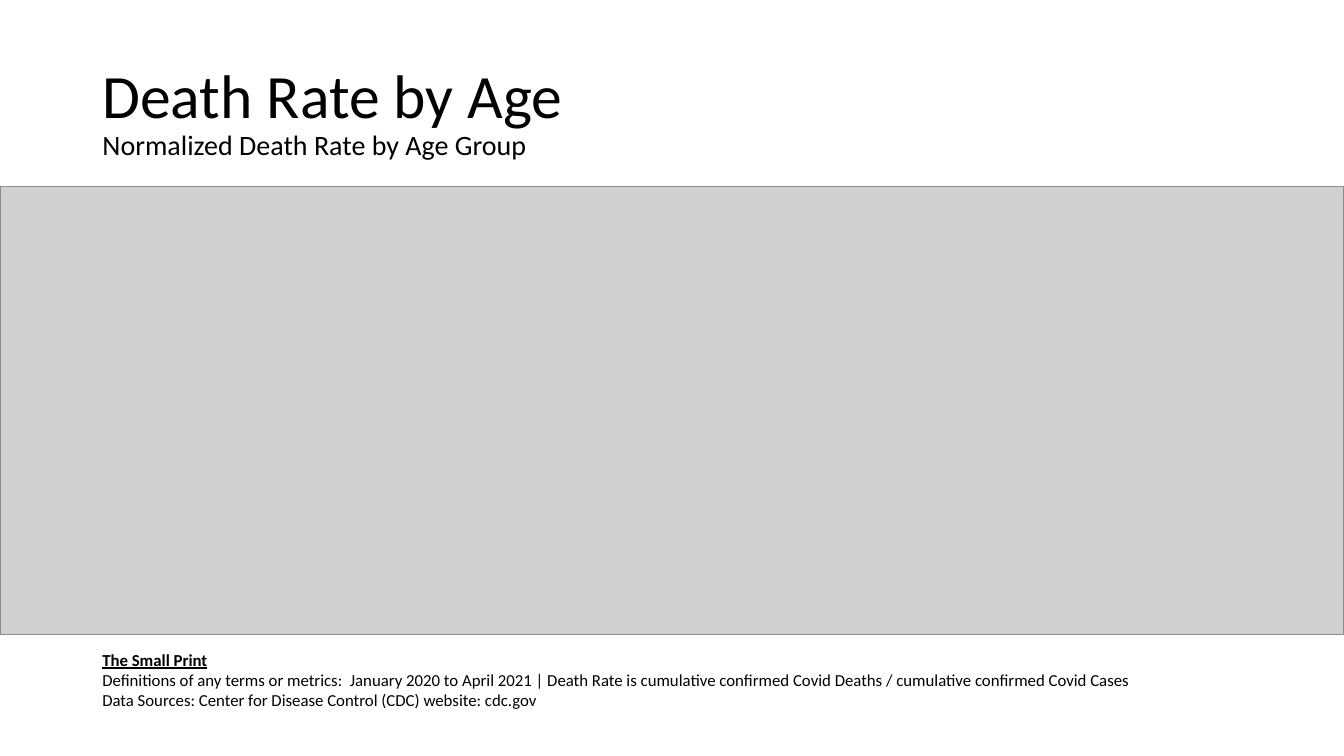
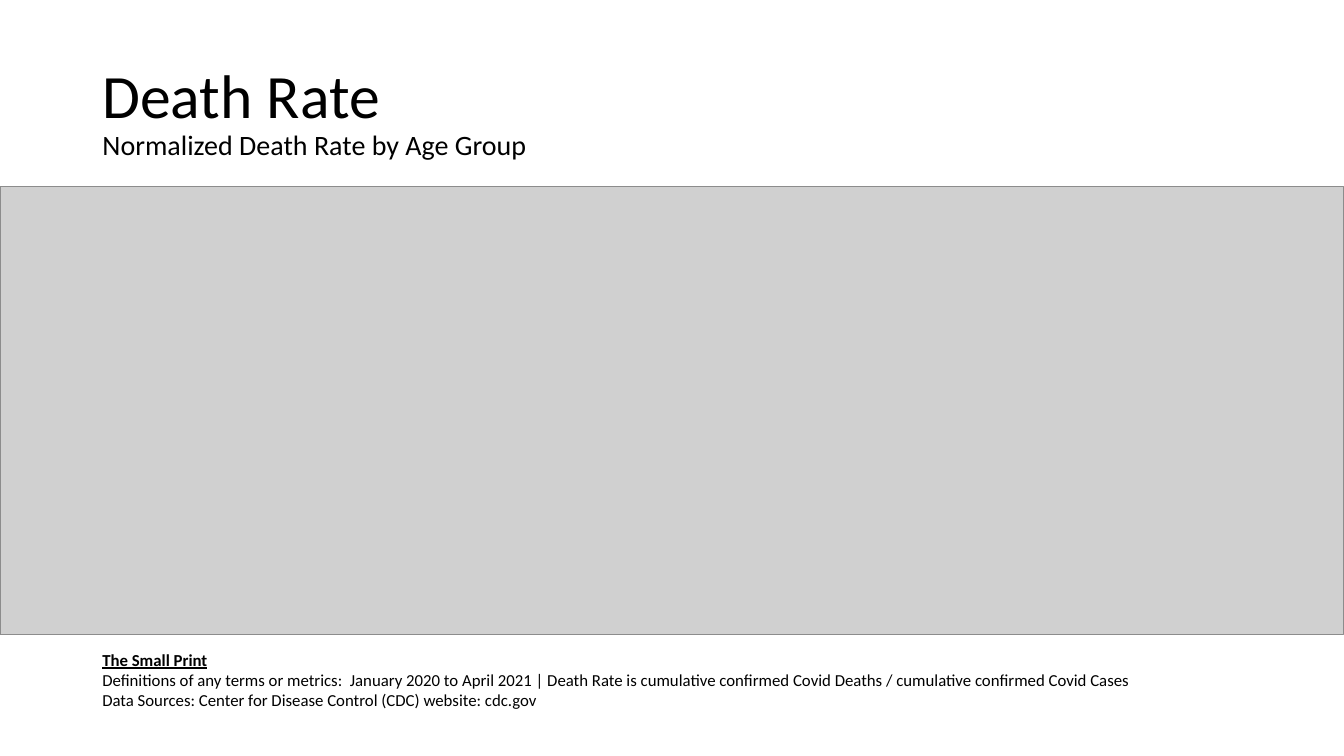
Before and after one commit to jenniecinelli/project_one, a slide deck: slide 5 of Folder0/Presentation.pptx. Drawn at 1344x756 pixels with LibreOffice and Linux fonts; fonts in the diff are those of the drawing; grey boxes stand for pictures. Boxes give left, top, right and bottom in pixels: in the first picture for what was removed or moved away, otherwise in the second. Text is boxed around its words. In the diff, an @@ line names an element or a change of style, - is before the commit and + after.

```diff
--- a/Folder0/Presentation.pptx
+++ b/Folder0/Presentation.pptx
@@ title at [102, 75, 526, 160]: text changed @@
-Death Rate by Age
-Normalized Death Rate by Age Group
+Death Rate
+Normalized Death Rate by Age Group
```
Also in this commit, not shown: 3 other slides changed, 3 other files.
